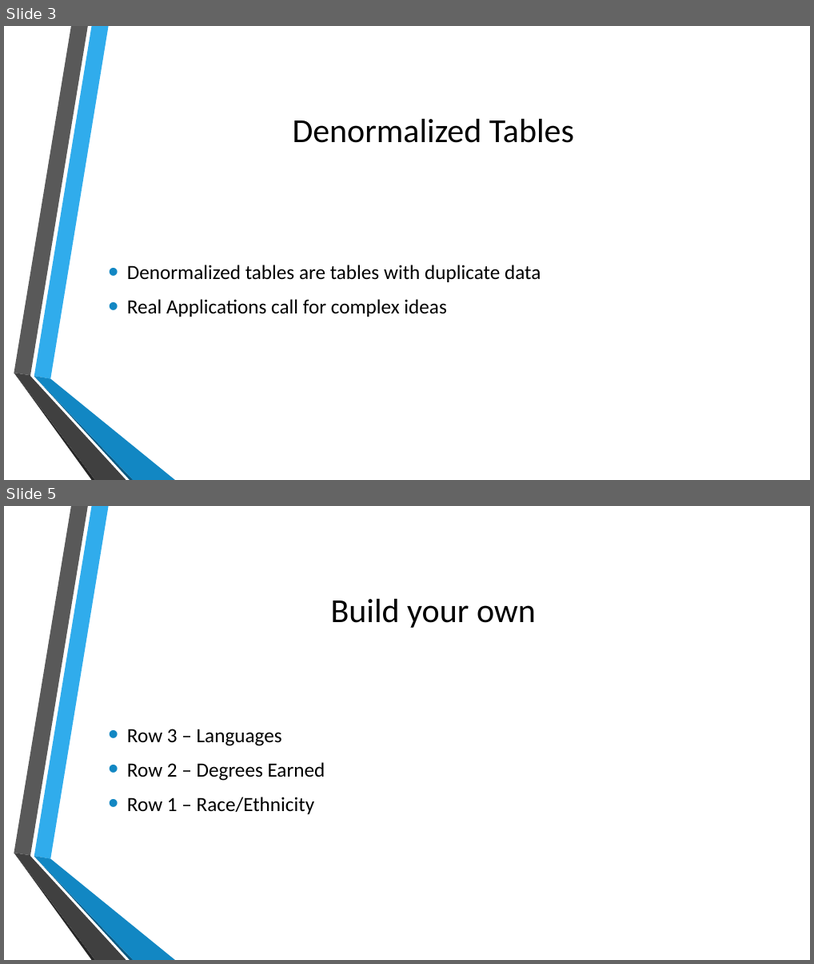
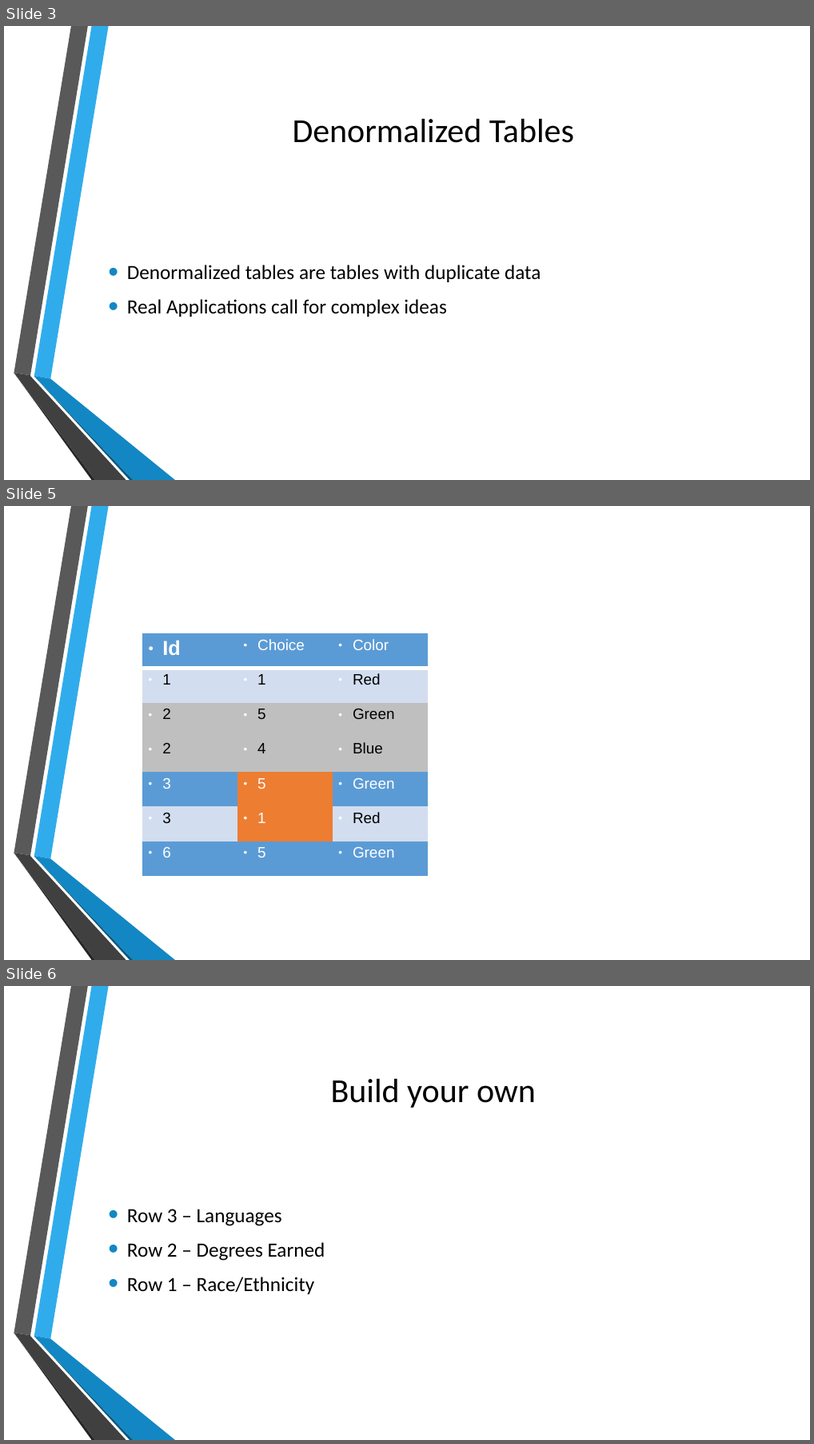
Before and after one commit to MGIS-UMN/GIS5577_week4, a slide deck: Advanced_DB_queries.odp. Shown one above the other, each under a label of ours: slides 3 and 5 before the commit, slides 3, 5 and 6 after it; the slides between them are not shown. The pictures are 814x964 and 814x1444 pixels, drawn with LibreOffice and Linux fonts; fonts in the diff are those of the drawing; background and template pictures are left out. Boxes give left, top, right and bottom in pixels: in the first picture for what was removed or moved away, otherwise in the second. Text is boxed around its words. In the diff, an @@ line names an element or a change of style, - is before the commit and + after.

```diff
--- a/Advanced_DB_queries.odp
+++ b/Advanced_DB_queries.odp
@@ slide 5 added at (4, 506, 810, 960), background picture (left out); not listed: 6 template elements that a slide beside it also shows @@
@@ table added at (142, 634, 427, 876), 7 rows, 3 columns @@
+Id | Choice | Color
+1 | 1 | Red
+2 | 5 | Green
+2 | 4 | Blue
+3 | 5 | Green
+3 | 1 | Red
+6 | 5 | Green
@@ what was slide 5 is now slide 6 @@
```
Also in this commit, not shown: 2 slides changed, 1 other file.
